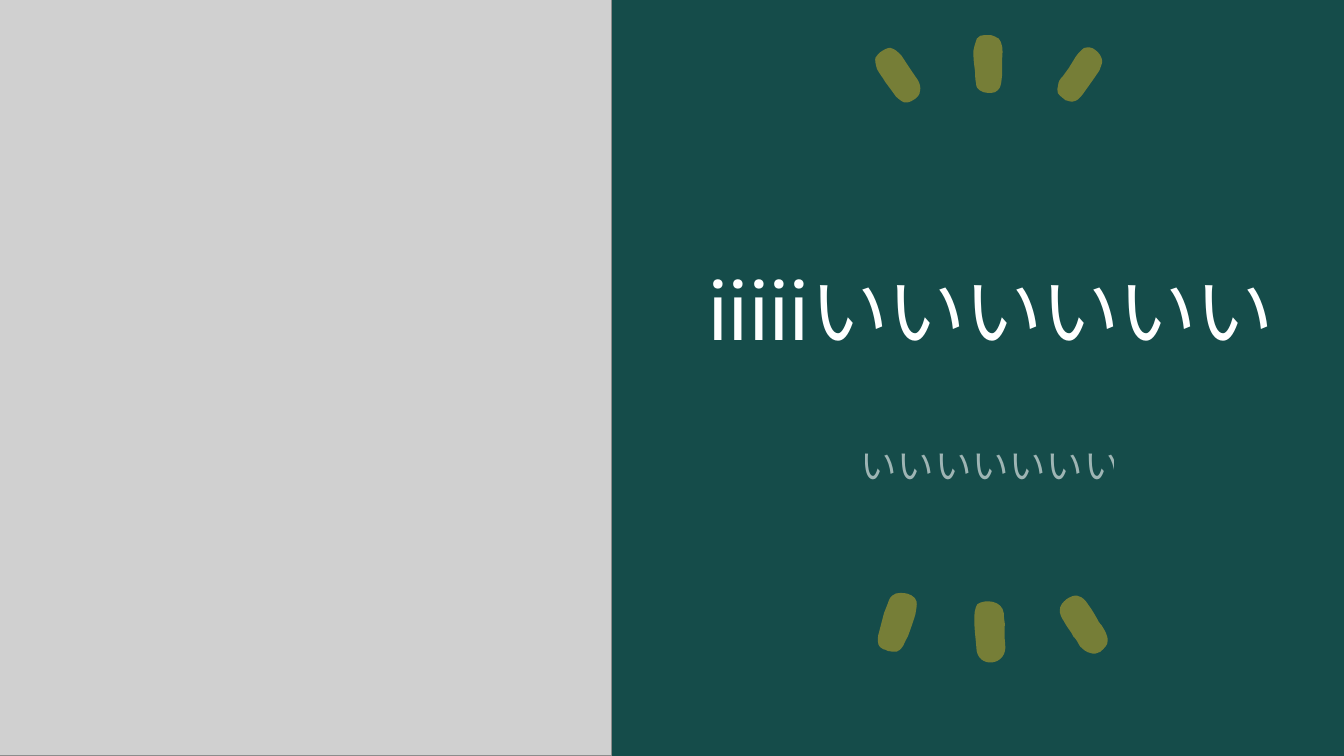
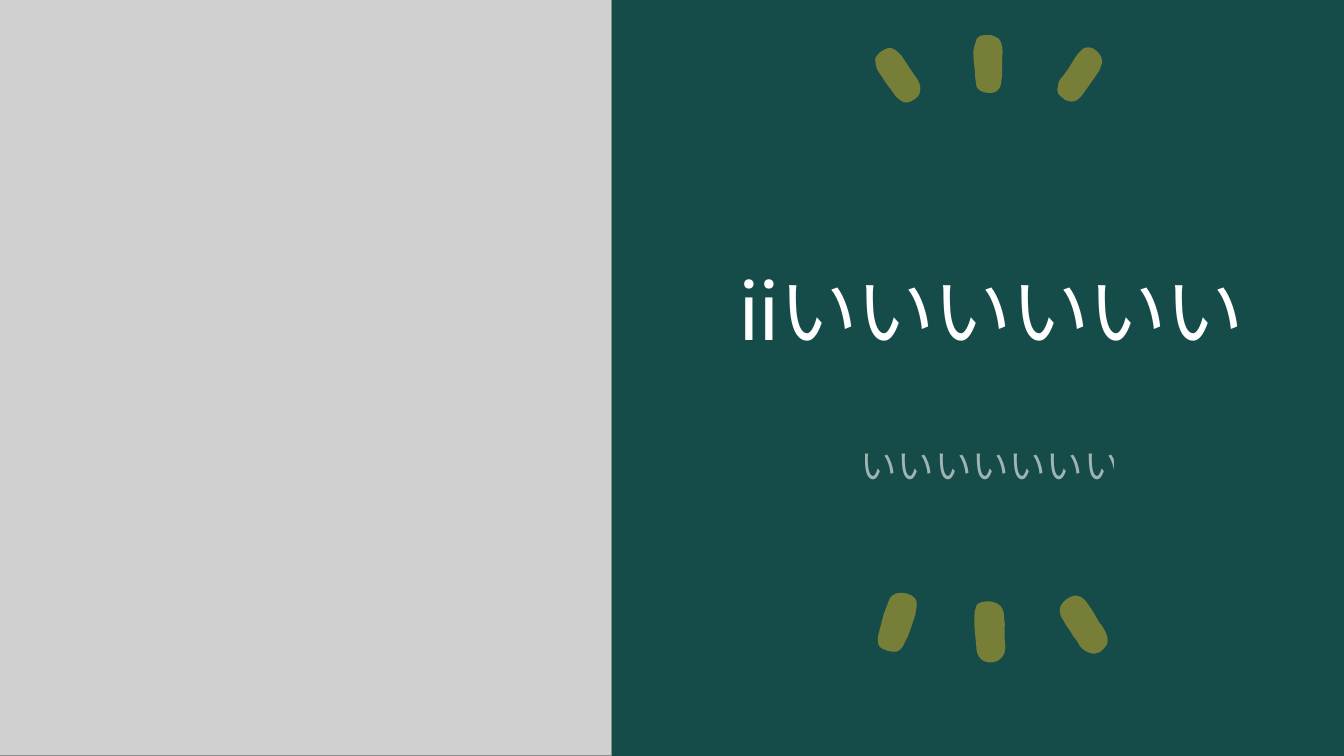
Before and after one commit to ogawa3427/utils, a slide deck: slide 1 of 2024answer/answer.pptx. Drawn at 1344x756 pixels with LibreOffice and Linux fonts; fonts in the diff are those of the drawing; grey boxes stand for pictures. Boxes give left, top, right and bottom in pixels: in the first picture for what was removed or moved away, otherwise in the second. Text is boxed around its words. In the diff, an @@ line names an element or a change of style, - is before the commit and + after.

Commit message:
いいい

```diff
--- a/2024answer/answer.pptx
+++ b/2024answer/answer.pptx
@@ title at [738,279,1244,341]: text changed @@
-iiiiiいいいいいい
+iiいいいいいい
```
